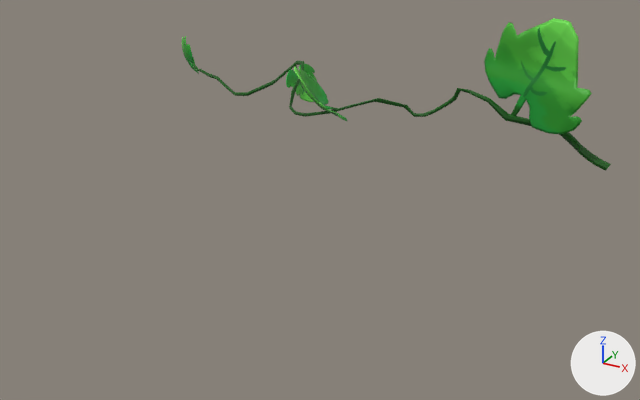
The FBX model 3D_Models/Plants/FBX_Files/Veg_Calabacin_S.fbx as it was, and as the next commit left it.
Rendered twice from a 50 mm camera at (0.66, -1.483, 0.701) aimed at (0.061, -0.394, 0.156). Lighting does not change. The marker at lower right points along +X, +Y and +Z. Where no turn or scale is listed for an object, it has been applied to the vertices.

Names of what the first picture shows: 'hoja1', 'hoja1.001', 'hoja1.002', 'rama2'.
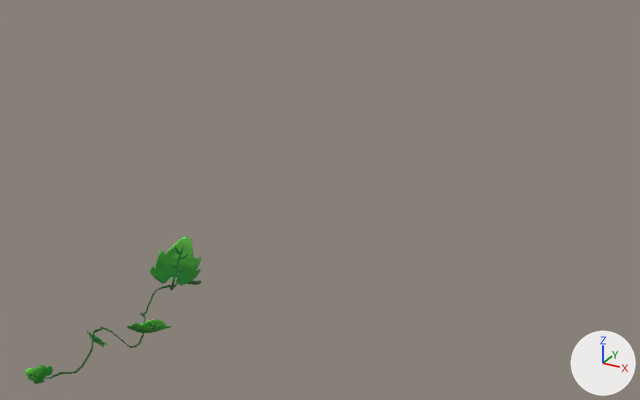
Pixel boxes (x1, y1, x2, y2) of what changed, in the pictures (640 x 400 px):
```json
{"object": "hoja1", "change": "moved, turned, rescaled", "before": [484, 18, 592, 134], "after": [25, 236, 201, 384]}
{"object": "rama2", "change": "deleted", "before": [182, 36, 611, 171], "on screen": "green"}
{"object": "hoja1.002", "change": "deleted", "before": [294, 66, 347, 121], "on screen": "green"}
{"object": "hoja1.001", "change": "deleted", "before": [286, 63, 317, 102], "on screen": "green"}
```

The change, as JSON lines over the scene's bpy script:
```json
{"op": "remove", "block": "ob_rama2", "code": ["ob_rama2 = bpy.data.objects.new('rama2', me_cylinder_015)", "ob_rama2.location = (0.0, 0.0, 0.0)"]}
{"op": "remove", "block": "ob_hoja1_001", "code": ["ob_hoja1_001 = bpy.data.objects.new('hoja1.001', me_cylinder_009)", "ob_hoja1_001.location = (-0.189, -0.007, 0.207)"]}
{"op": "remove", "block": "ob_hoja1_002", "code": ["ob_hoja1_002 = bpy.data.objects.new('hoja1.002', me_cylinder_014)", "ob_hoja1_002.location = (-0.077, -0.153, 0.241)"]}
{"op": "set", "path": "ob_hoja1.location", "old": "(0.277, -0.012, 0.295)", "new": "(-0.064, -0.586, 0.106)"}
{"op": "set", "path": "ob_hoja1.rotation_euler", "old": "(0.0, 0.0, 0.0)", "new": "(0.0, 0.0, 1.571)", "note": "degrees (0, 0, 0) -> degrees (0, 0, 90)"}
{"op": "set", "path": "ob_hoja1.scale", "old": "(1.0, 1.0, 1.0)", "new": "(0.379, 0.379, 0.379)"}
```
